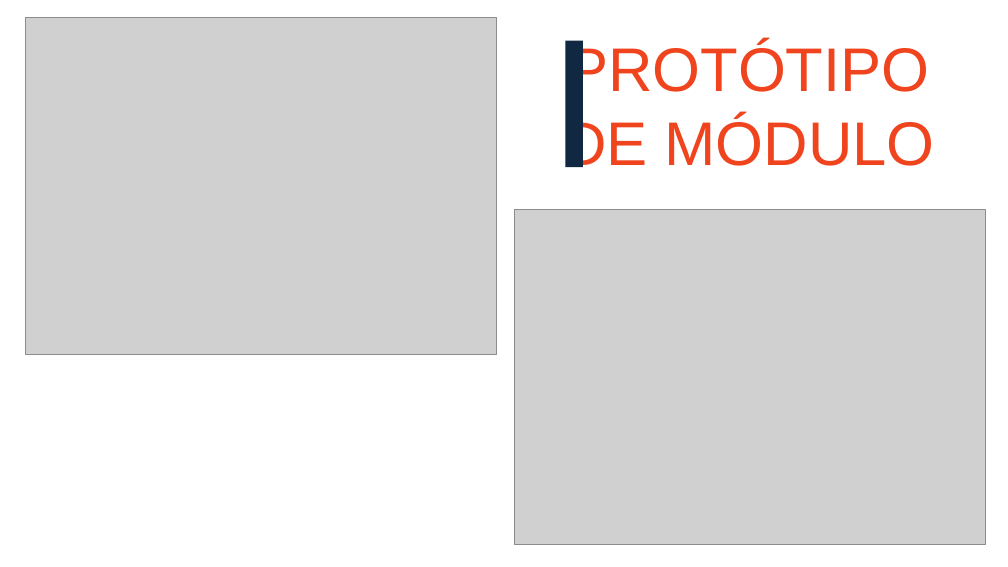
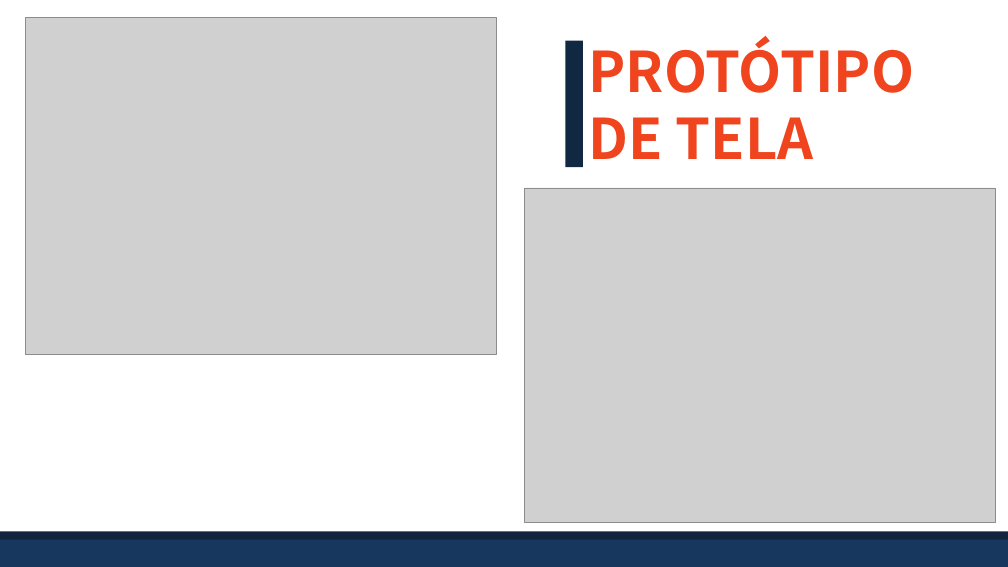
Before and after one commit to BandTec/grupo-05-adsa-20201, a slide deck: slide 13 of SuperVisorPower.pptx. Drawn at 1008x567 pixels with LibreOffice and Linux fonts; fonts in the diff are those of the drawing; grey boxes stand for pictures. Boxes give left, top, right and bottom in pixels: in the first picture for what was removed or moved away, otherwise in the second. Text is boxed around its words. In the diff, an @@ line names an element or a change of style, - is before the commit and + after.

```diff
--- a/SuperVisorPower.pptx
+++ b/SuperVisorPower.pptx
@@ text at [589,36,915,159]: text changed; size 88 to 80 pt; font Arial to Noto Sans CJK KR; bold on @@
-PROTÓTIPO DE MÓDULO
+PROTÓTIPO DE TELA
@@ picture: place and size @@
-picture at [514,210,985,544]
+picture at [524,188,995,523]
@@ rectangle added at [0,535,1008,566], fill #17375E @@
@@ rectangle added at [0,531,1008,540], fill #0F243E @@
```
Also in this commit, not shown: 13 other slides changed, 5 slides added, 3 slides removed, 3 other files.
